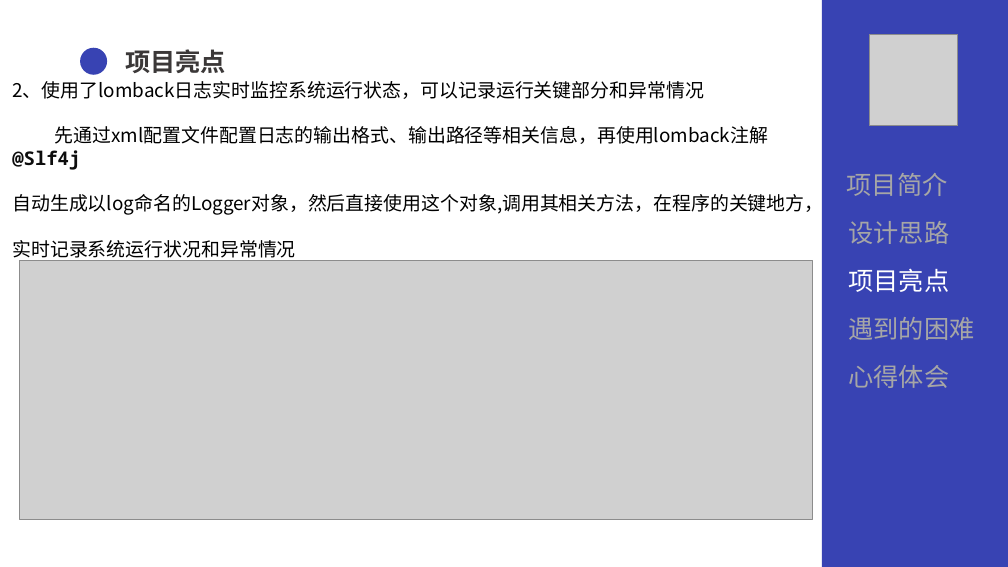
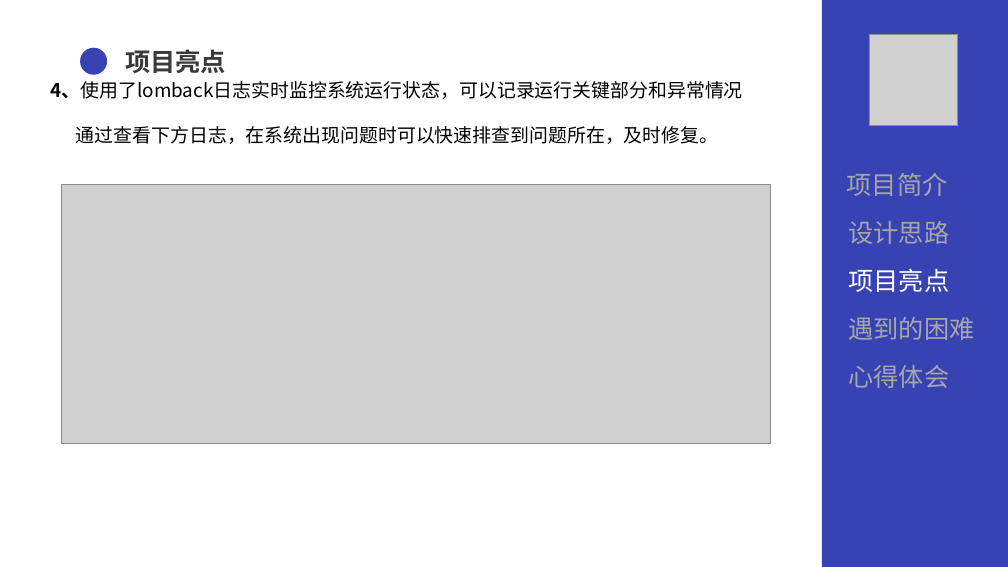
Before and after one commit to fjm0126/Qg-MoneySystem, a slide deck: slide 11 of doucument/QG答辩.pptx (slide 9 before the commit). Drawn at 1008x567 pixels with LibreOffice and Linux fonts; fonts in the diff are those of the drawing; grey boxes stand for pictures. Boxes give left, top, right and bottom in pixels: in the first picture for what was removed or moved away, otherwise in the second. Text is boxed around its words. In the diff, an @@ line names an element or a change of style, - is before the commit and + after.

```diff
--- a/doucument/QG答辩.pptx
+++ b/doucument/QG答辩.pptx
@@ text at (50, 81, 742, 144): text changed @@
-2、使用了lomback日志实时监控系统运行状态，可以记录运行关键部分和异常情况
-先通过xml配置文件配置日志的输出格式、输出路径等相关信息，再使用lomback注解@Slf4j
-自动生成以log命名的Logger对象，然后直接使用这个对象,调用其相关方法，在程序的关键地方，
-实时记录系统运行状况和异常情况
+4、使用了lomback日志实时监控系统运行状态，可以记录运行关键部分和异常情况
+通过查看下方日志，在系统出现问题时可以快速排查到问题所在，及时修复。
@@ picture: place and size @@
-picture at (19, 260, 813, 519)
+picture at (61, 185, 771, 443)
```
Also in this commit, not shown: 10 other slides changed, 1 other file.
